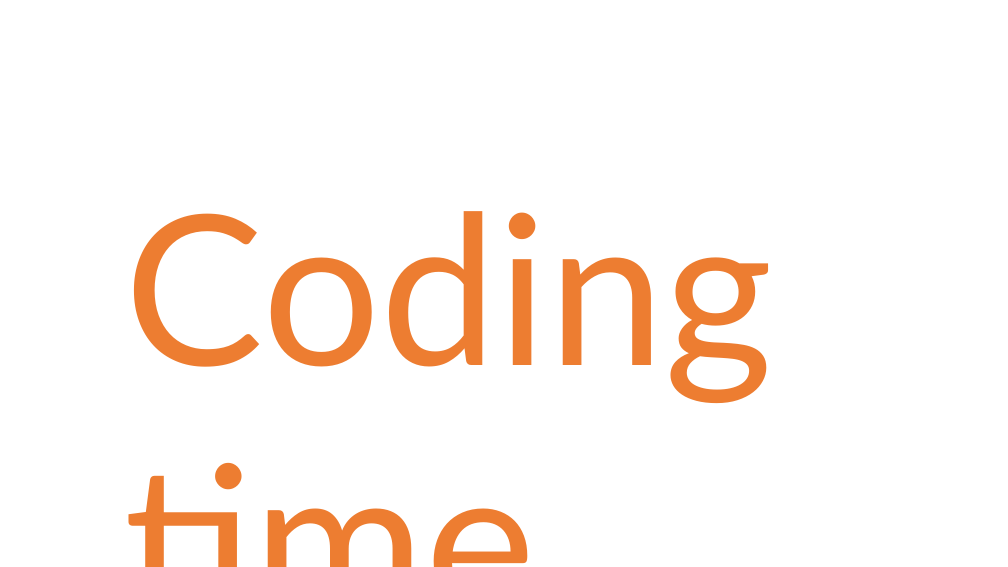
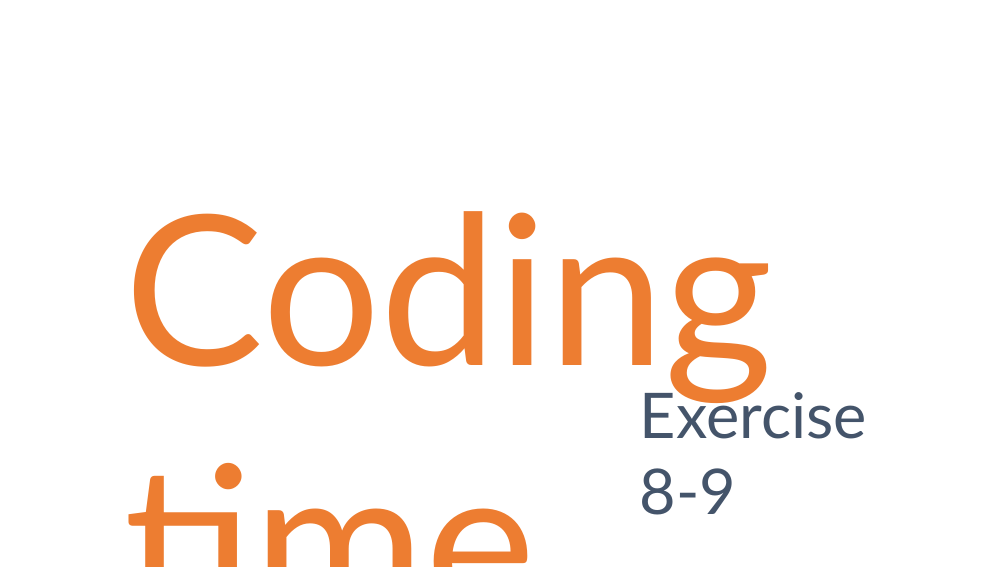
Before and after one commit to danielmarbach/dwx16.async-chain, a slide deck: slide 28 of presentation.pptx (slide 27 before the commit). Drawn at 1008x567 pixels with LibreOffice and Linux fonts; fonts in the diff are those of the drawing. Boxes give left, top, right and bottom in pixels: in the first picture for what was removed or moved away, otherwise in the second. Text is boxed around its words. In the diff, an @@ line names an element or a change of style, - is before the commit and + after.

```diff
--- a/presentation.pptx
+++ b/presentation.pptx
@@ text added at [640, 383, 867, 515], 60 pt, text #44546A @@
+Exercise 8-9
```
Also in this commit, not shown: 7 other slides changed, 2 slides added, 1 slide removed, 1 other file.
